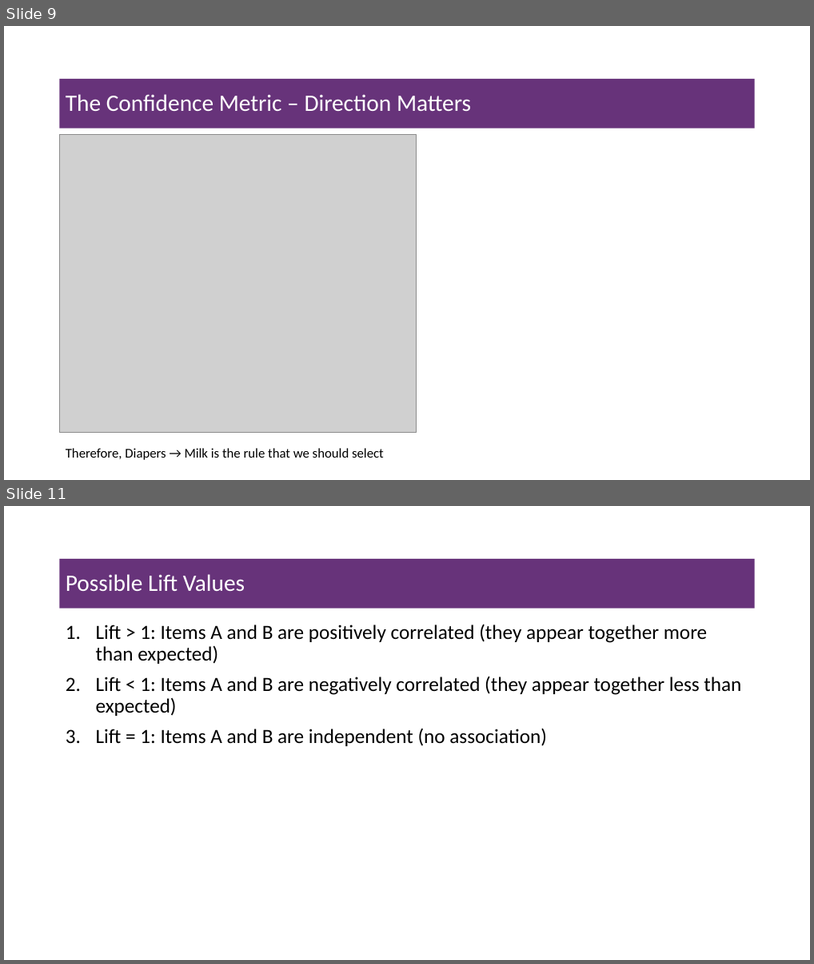
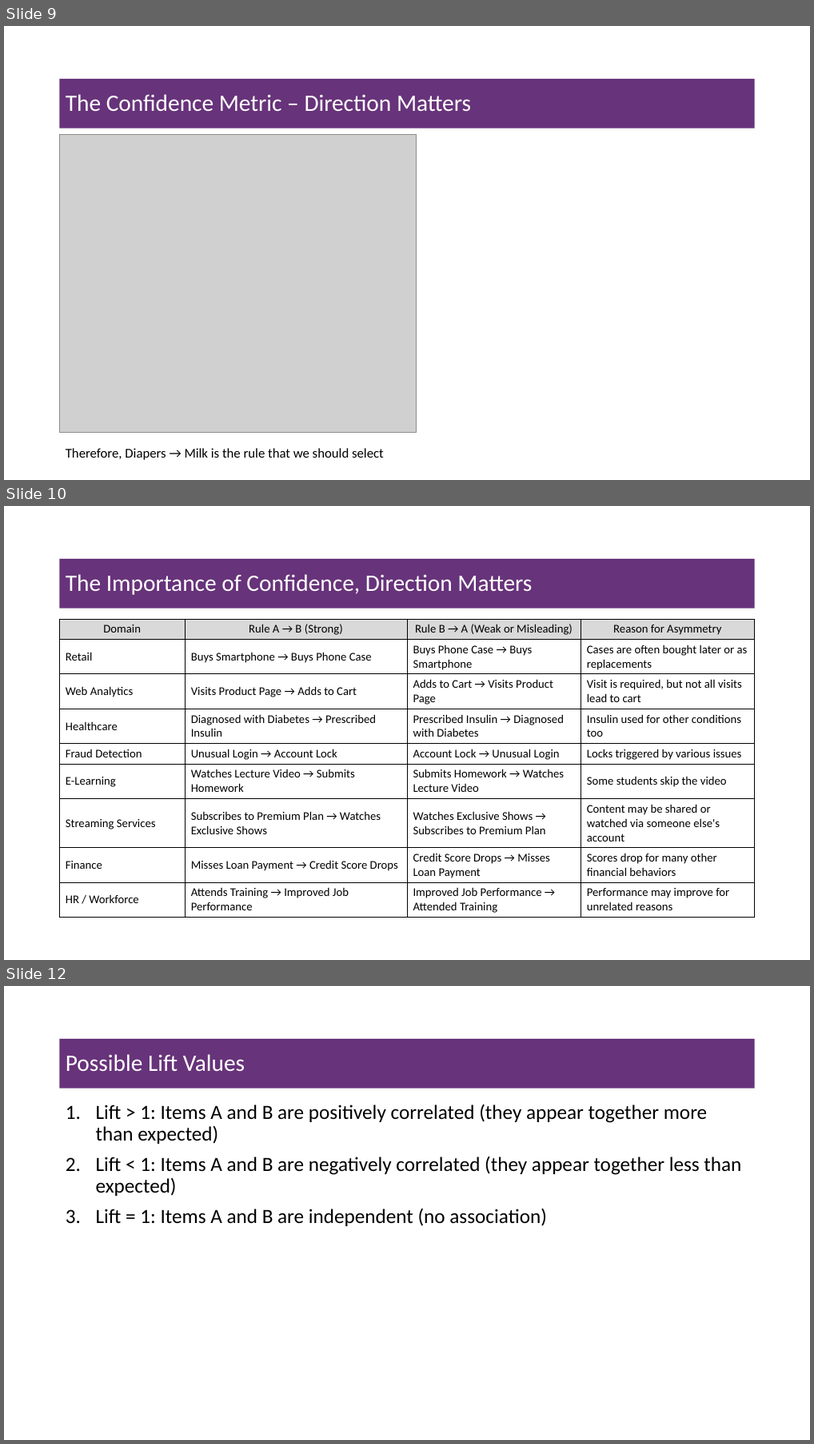
Before and after one commit to msfasha/307304-Data-Mining, a slide deck: 20242/Part 4-Associatin Rules Mining/beta/4-1-association_rules_mining.pptx. Shown one above the other, each under a label of ours: slides 9 and 11 before the commit, slides 9, 10 and 12 after it; the slides between them are not shown. The pictures are 814x964 and 814x1444 pixels, drawn with LibreOffice and Linux fonts; fonts in the diff are those of the drawing; grey boxes stand for pictures; background and template pictures are left out. Boxes give left, top, right and bottom in pixels: in the first picture for what was removed or moved away, otherwise in the second. Text is boxed around its words. In the diff, an @@ line names an element or a change of style, - is before the commit and + after.

```diff
--- a/20242/Part 4-Associatin Rules Mining/beta/4-1-association_rules_mining.pptx
+++ b/20242/Part 4-Associatin Rules Mining/beta/4-1-association_rules_mining.pptx
@@ slide 10 added at [4,506,810,960], background #FFFFFF @@
@@ title added at [60,559,755,608], fill #67337A, 28 pt, text #FFFFFF @@
+The Importance of Confidence, Direction Matters
@@ table added at [60,619,756,916], 9 rows, 4 columns @@
+Domain | Rule A → B (Strong) | Rule B → A (Weak or Misleading) | Reason for Asymmetry
+Retail | Buys Smartphone → Buys Phone Case | Buys Phone Case → Buys Smartphone | Cases are often bought later or as replacements
+Web Analytics | Visits Product Page → Adds to Cart | Adds to Cart → Visits Product Page | Visit is required, but not all visits lead to cart
+Healthcare | Diagnosed with Diabetes → Prescribed Insulin | Prescribed Insulin → Diagnosed with Diabetes | Insulin used for other conditions too
+Fraud Detection | Unusual Login → Account Lock | Account Lock → Unusual Login | Locks triggered by various issues
+E-Learning | Watches Lecture Video → Submits Homework | Submits Homework → Watches Lecture Video | Some students skip the video
+Streaming Services | Subscribes to Premium Plan → Watches Exclusive Shows | Watches Exclusive Shows → Subscribes to Premium Plan | Content may be shared or watched via someone else's account
+Finance | Misses Loan Payment → Credit Score Drops | Credit Score Drops → Misses Loan Payment | Scores drop for many other financial behaviors
+HR / Workforce | Attends Training → Improved Job Performance | Improved Job Performance → Attended Training | Performance may improve for unrelated reasons
@@ what was slide 11 is now slide 12 @@
```
Also in this commit, not shown: 4 slides changed.
